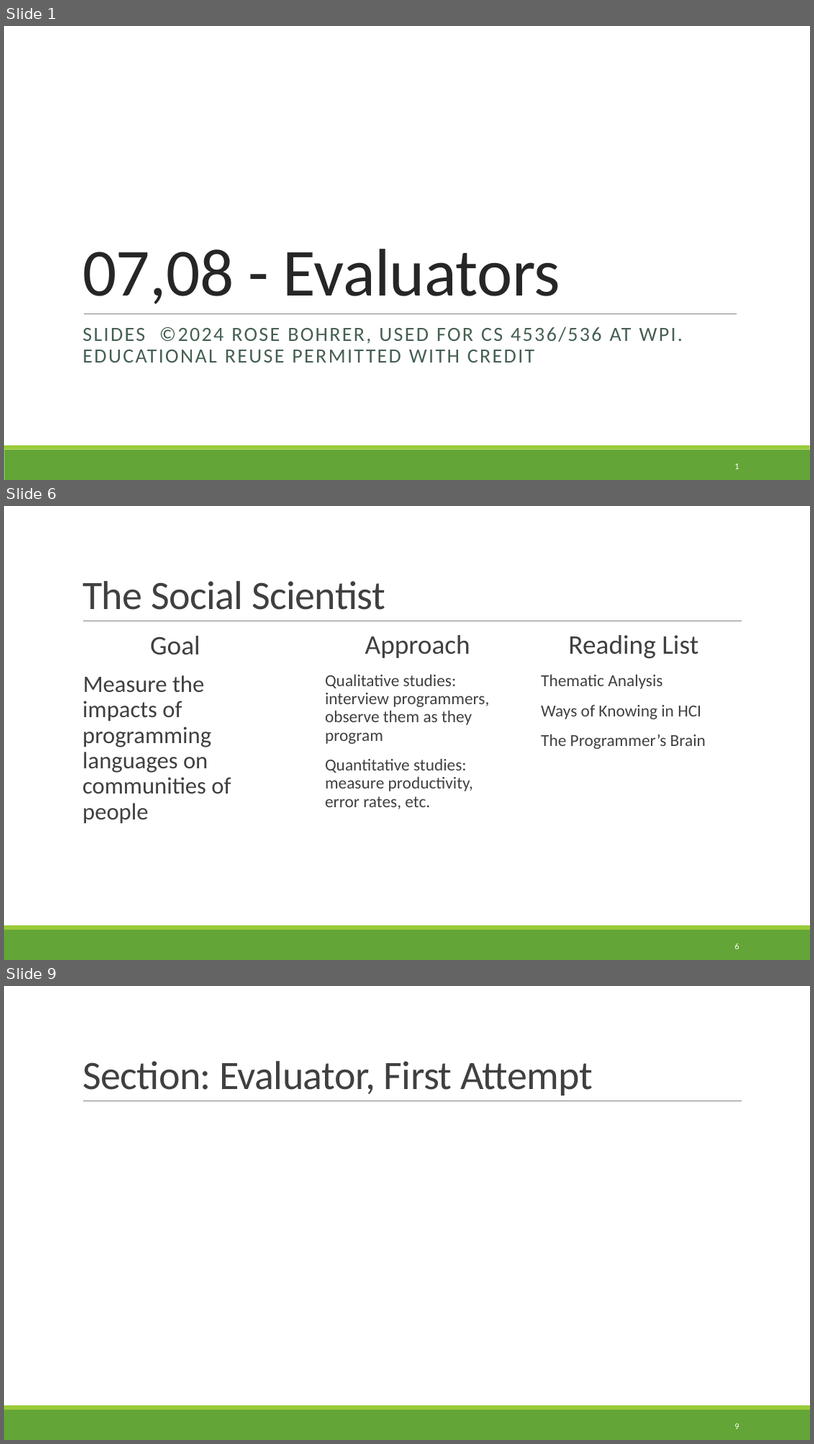
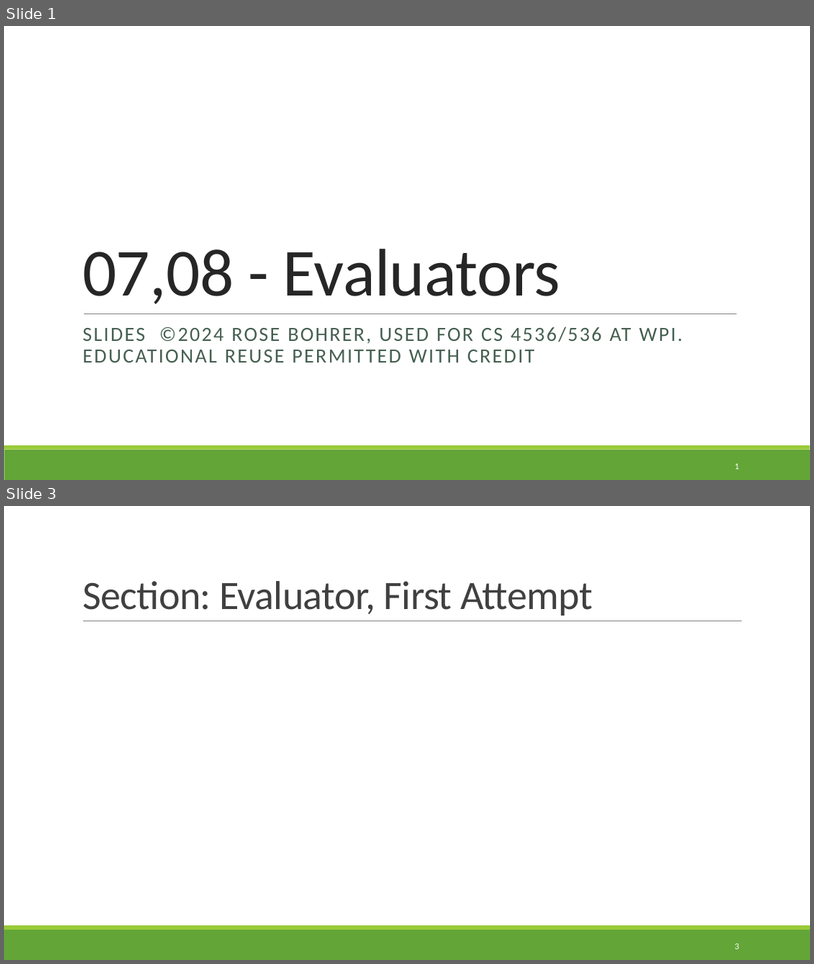
Before and after one commit to rbohrer/pl-course, a slide deck: LectureSlides/0708Evaluators.pptx. Shown one above the other, each under a label of ours: slides 1, 6 and 9 before the commit, slides 1 and 3 after it; the slides between them are not shown. The pictures are 814x1444 and 814x964 pixels, drawn with LibreOffice and Linux fonts; fonts in the diff are those of the drawing. Boxes give left, top, right and bottom in pixels: in the first picture for what was removed or moved away, otherwise in the second. Text is boxed around its words. In the diff, an @@ line names an element or a change of style, - is before the commit and + after.

```diff
--- a/LectureSlides/0708Evaluators.pptx
+++ b/LectureSlides/0708Evaluators.pptx
@@ slide 6 removed at (x1=4, y1=506, x2=810, y2=960), background #FFFFFF; not listed: 3 template elements that a slide beside it also shows @@
@@ title removed at (x1=82, y1=581, x2=386, y2=610) @@
-The Social Scientist
@@ text removed at (x1=325, y1=635, x2=489, y2=809) @@
-  Approach
-  Qualitative studies: interview programmers, observe them as they program
-  Quantitative studies: measure productivity, error rates, etc.
@@ text removed at (x1=541, y1=635, x2=706, y2=749) @@
-  Reading List
-  Thematic Analysis
-  Ways of Knowing in HCI
-  The Programmer’s Brain
@@ text removed at (x1=82, y1=636, x2=231, y2=824) @@
-  Goal
-  Measure the impacts of programming languages on communities of people
@@ page number removed at (x1=735, y1=942, x2=739, y2=949) @@
-6
@@ what was slide 9 is now slide 3 @@
@@ page number at (x1=735, y1=943, x2=739, y2=949): text changed @@
-9
+3
```
Also in this commit, not shown: 3 slides changed, 5 other slides removed.
